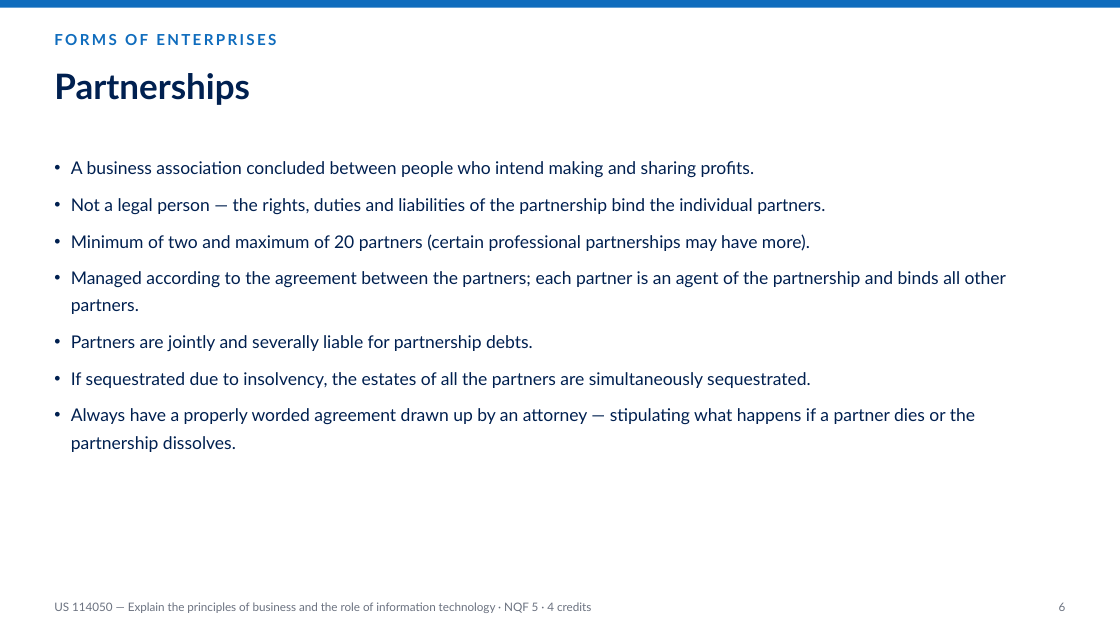
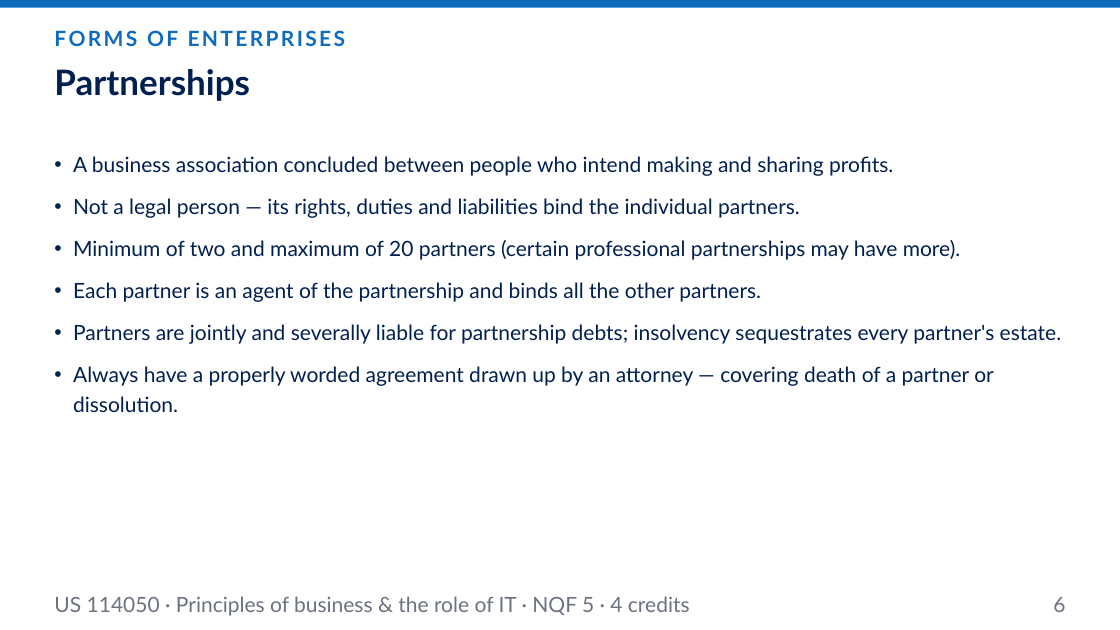
Before and after one commit to andrekyle/ITsystemsupport, a slide deck: slide 6 of public/downloads/US-114050-Principles-of-Business.pptx. Drawn at 1120x630 pixels with LibreOffice and Linux fonts; fonts in the diff are those of the drawing. Boxes give left, top, right and bottom in pixels: in the first picture for what was removed or moved away, otherwise in the second. Text is boxed around its words. In the diff, an @@ line names an element or a change of style, - is before the commit and + after.

```diff
--- a/public/downloads/US-114050-Principles-of-Business.pptx
+++ b/public/downloads/US-114050-Principles-of-Business.pptx
@@ text "FORMS OF ENTERPRISES" at (x1=54, y1=30, x2=346, y2=46): size 13 to 18 pt @@
@@ text "Partnerships" moved from (x1=54, y1=73, x2=250, y2=105) to (x1=54, y1=69, x2=250, y2=101) @@
@@ text at (x1=73, y1=156, x2=961, y2=260): size 15 to 18 pt in "A business association concluded between people who ...", "Minimum of two and maximum of 20 ..."; indent changed; line spacing 1.3 to 1.2; more space between paragraphs @@
@@ text at (x1=73, y1=198, x2=800, y2=218): text changed; size 15 to 18 pt @@
-• Not a legal person — the rights, duties and liabilities of the partnership bind the individual partners.
+• Not a legal person — its rights, duties and liabilities bind the individual partners.
@@ text at (x1=73, y1=282, x2=1062, y2=412): text changed; size 15 to 18 pt @@
-• Managed according to the agreement between the partners; each partner is an agent of the partnership and binds all other partners.
-• Partners are jointly and severally liable for partnership debts.
-• If sequestrated due to insolvency, the estates of all the partners are simultaneously sequestrated.
-• Always have a properly worded agreement drawn up by an attorney — stipulating what happens if a partner dies or the partnership dissolves.
+• Each partner is an agent of the partnership and binds all the other partners.
+• Partners are jointly and severally liable for partnership debts; insolvency sequestrates every partner's estate.
+• Always have a properly worded agreement drawn up by an attorney — covering death of a partner or dissolution.
@@ text at (x1=54, y1=596, x2=690, y2=616): text changed; size 10 to 18 pt @@
-US 114050 — Explain the principles of business and the role of information technology · NQF 5 · 4 credits
+US 114050 · Principles of business & the role of IT · NQF 5 · 4 credits
@@ text "6" at (x1=1053, y1=597, x2=1065, y2=612): size 10 to 18 pt @@
```
Also in this commit, not shown: 17 other slides changed, 1 slide added, 1 other file.
